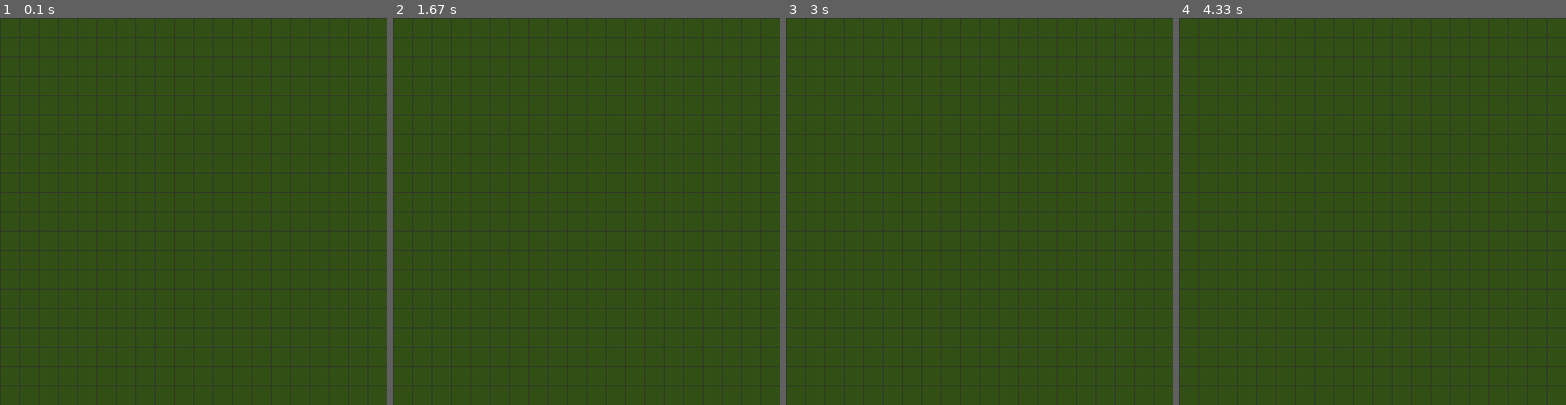
Above: before the commit, frames 1-4 (left to right).
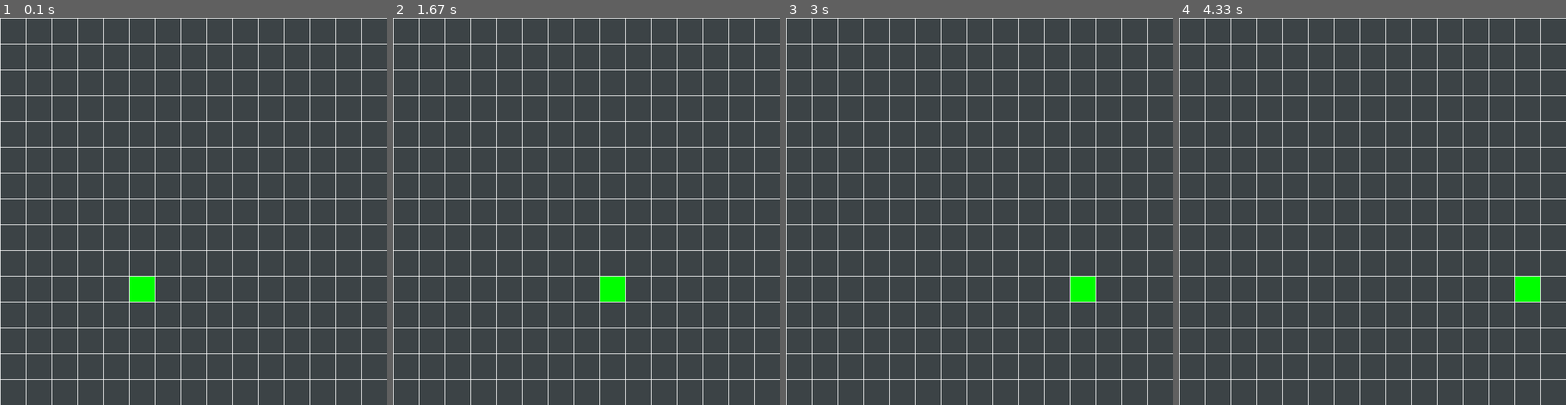
Above: after the commit, the same moments.

Repository: programerela/pygame_course2
Game: pygame game, started from main.py
Two runs of this game, one before a commit and one after it. Both use one fixed random seed, a clock stepped at 60 frames per second and the inputs below.
Inputs:
- Up to frame 1 (0.1 s): no input
- Up to frame 2 (1.67 s): no input
- Up to frame 3 (3 s): no input
- Up to frame 4 (4.33 s): no input

The runs differ from the first frame. In frame 1, 100% of the frame differs, in the area x 0-100%, y 0-100%; in frame 2, 100%; in frame 3, 100%; in frame 4, 100%.

Commit message:
dodavanje zmije

Diff:
--- a/main.py
+++ b/main.py
@@ -4,7 +4,7 @@
 
 WIDTH = 600
 HEIGHT = 600
-CELL_SIZE = 30
+CELL_SIZE = 40
 GRID_WIDTH = WIDTH // CELL_SIZE
 GRID_HEIGHT = HEIGHT // CELL_SIZE
 
@@ -12,22 +12,37 @@
 pygame.display.set_caption("Snake")
 clock = pygame.time.Clock()
 
-BG_COLOR = (50, 80, 22)
+snake = [(5, 10)]
+direction = (1, 0)
+move_timer = 0
+MOVE_DELAY = 30
+
+BG_COLOR = (60, 67, 70)
 
 running = True
+
 #game loop
 while running:
     for event in pygame.event.get():
         if event.type == pygame.QUIT:
             running = False
+    move_timer += 1
+    if move_timer >= MOVE_DELAY:
+        move_timer = 0
+        head_x, head_y = snake[0]
+        dx, dy = direction
+        new_head = (head_x + dx, head_y + dy)
+        snake[0]= new_head
 
     screen.fill(BG_COLOR)
+    x, y = snake[0]
+    rect = pygame.Rect(x*CELL_SIZE, y*CELL_SIZE, CELL_SIZE, CELL_SIZE)
+    pygame.draw.rect(screen, (0, 255, 0), rect)
 
     for x in range(0, WIDTH, CELL_SIZE):
-        pygame.draw.line(screen, (45, 45, 45), (x, 0), (x, HEIGHT))
-
+        pygame.draw.line(screen, (255, 255, 255), (x, 0), (x, HEIGHT))
     for y in range(0, HEIGHT, CELL_SIZE):
-        pygame.draw.line(screen, (45, 45, 45), (0, y), (WIDTH, y))
+        pygame.draw.line(screen, (255, 255, 255), (0, y), (WIDTH, y))
 
     pygame.display.flip()
     clock.tick(60)
